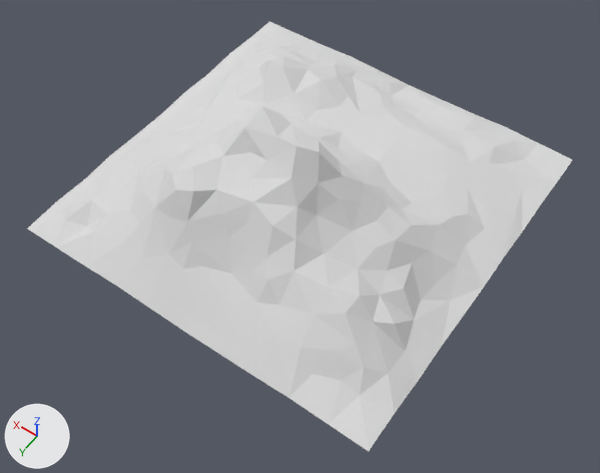
A saved change to the glTF model public/models/terrain-mountains.glb.
The view is the same before and after, from a 50 mm camera at (-47.7, 69.1, 96.6) aimed at (-5.0, 9.4, 2.7). The lights are fixed; the arrows at lower left show +X, +Y and +Z. Where no turn or scale is listed for an object, it has been applied to the vertices.

The first picture shows 'terrain-mountains'.
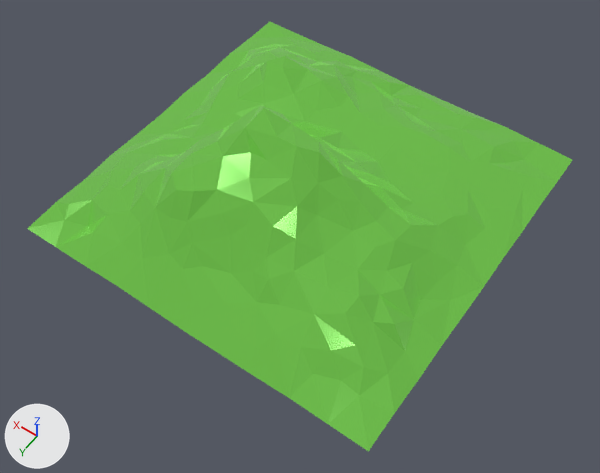
Where the change shows, as pixel boxes (x1, y1, x2, y2) in the pictures (600 x 473 px):
'terrain-mountains', recoloured (white to green)
    both: (27, 22, 572, 451)

Patch to the scene script:
```diff
--- a/public/models/terrain-mountains.glb.py
+++ b/public/models/terrain-mountains.glb.py
@@ img_base @@
+img_base = load_image('base', '_unpacked/base', 1024, 1024, 'sRGB')
@@ mat_lowpoly_colors_001 @@
+mat_lowpoly_colors_001 = bpy.data.materials.new('LOWPOLY-COLORS.001')
+# uses the picture img_base
@@ me_terrain_mountains @@
 me_terrain_mountains.from_pydata(...)  # 304 vertices, 566 faces; spans x -30.0..30.0, y -30.0..30.0, z 0.0..21.9
-me_terrain_mountains.materials.append(mat_lowpoly_colors)  # white #e7e7e7
+me_terrain_mountains.materials.append(mat_lowpoly_colors_001)
```
